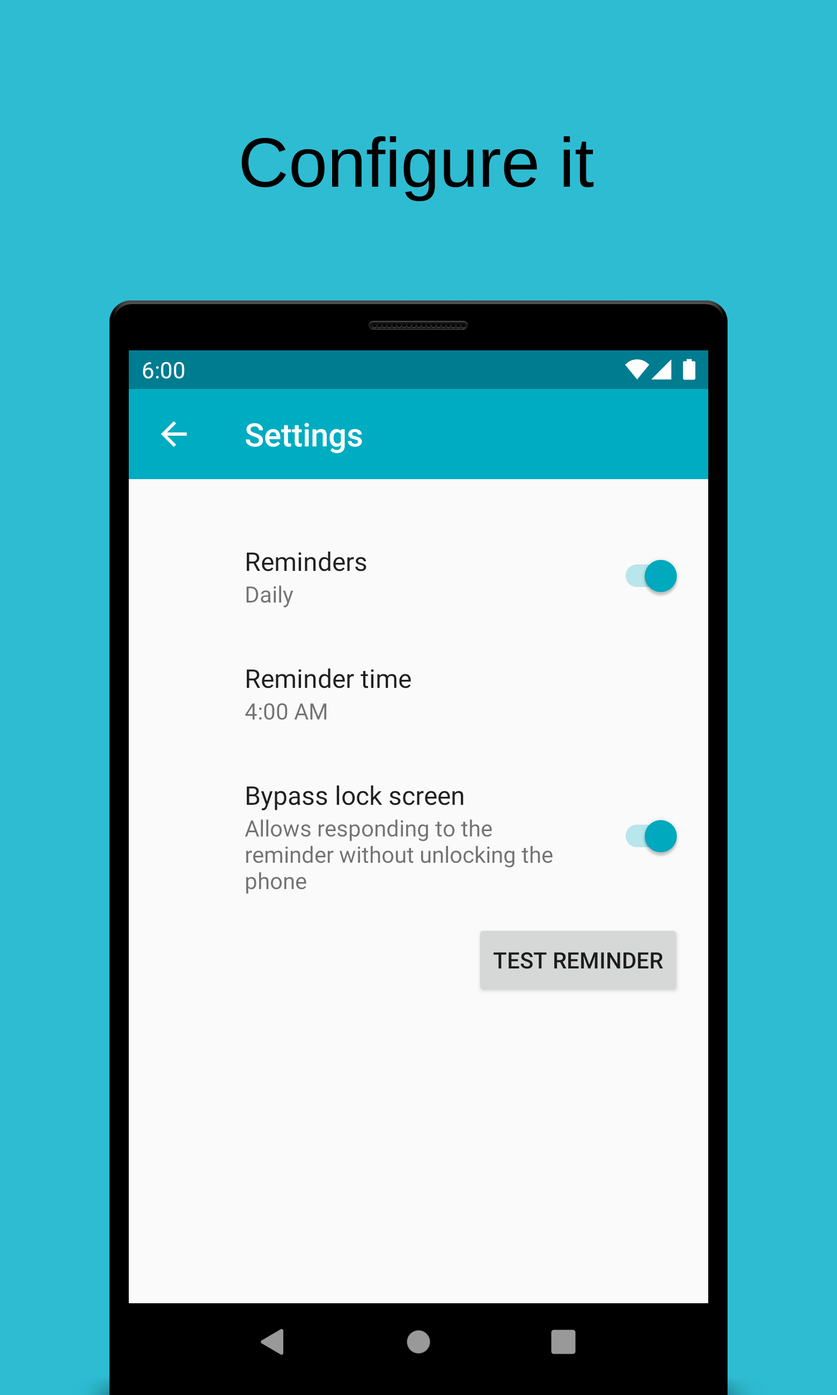
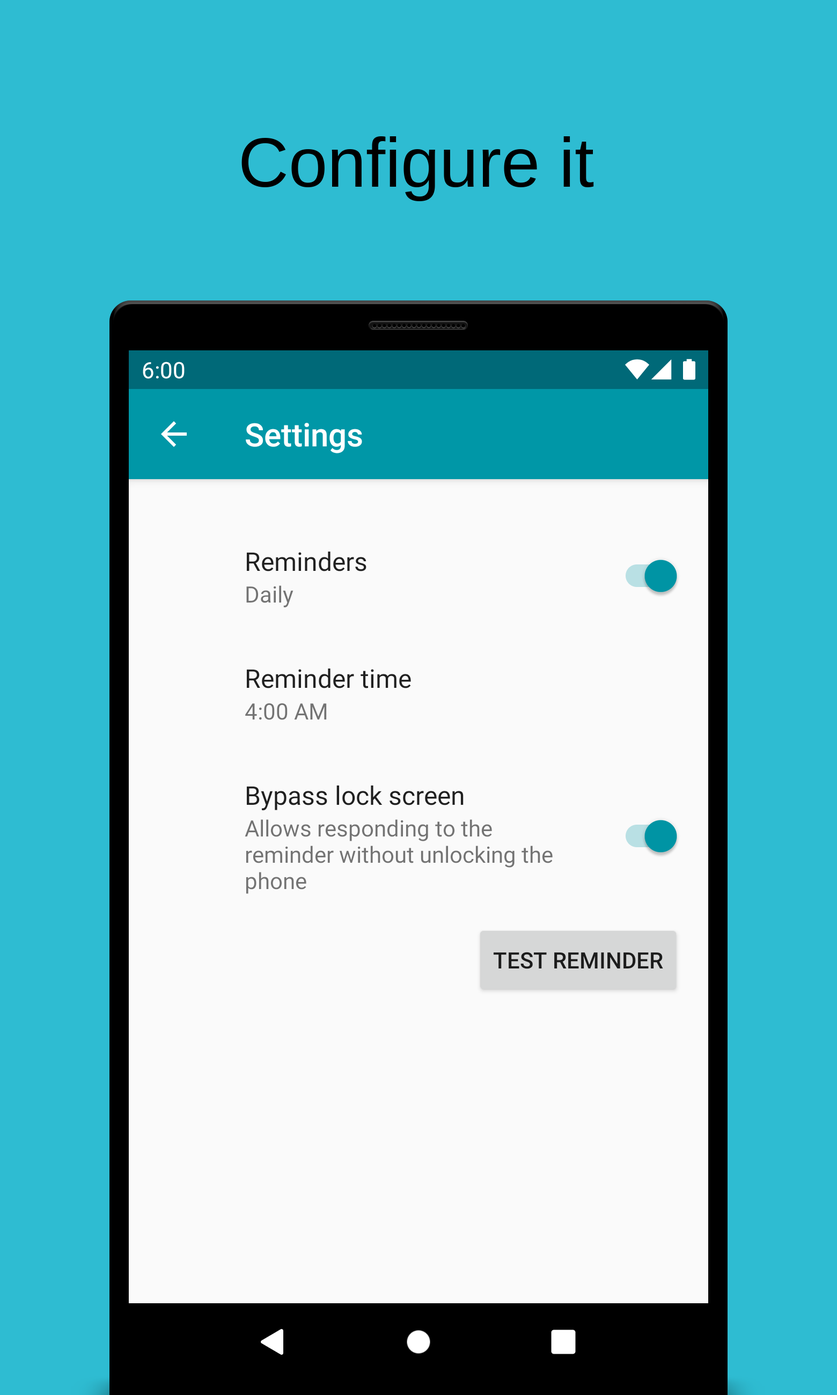
The second 837px x 1395px image is a revision of the first. Changes to its layers:
painted on "Phone" over <box>128,350,709,1355</box>
